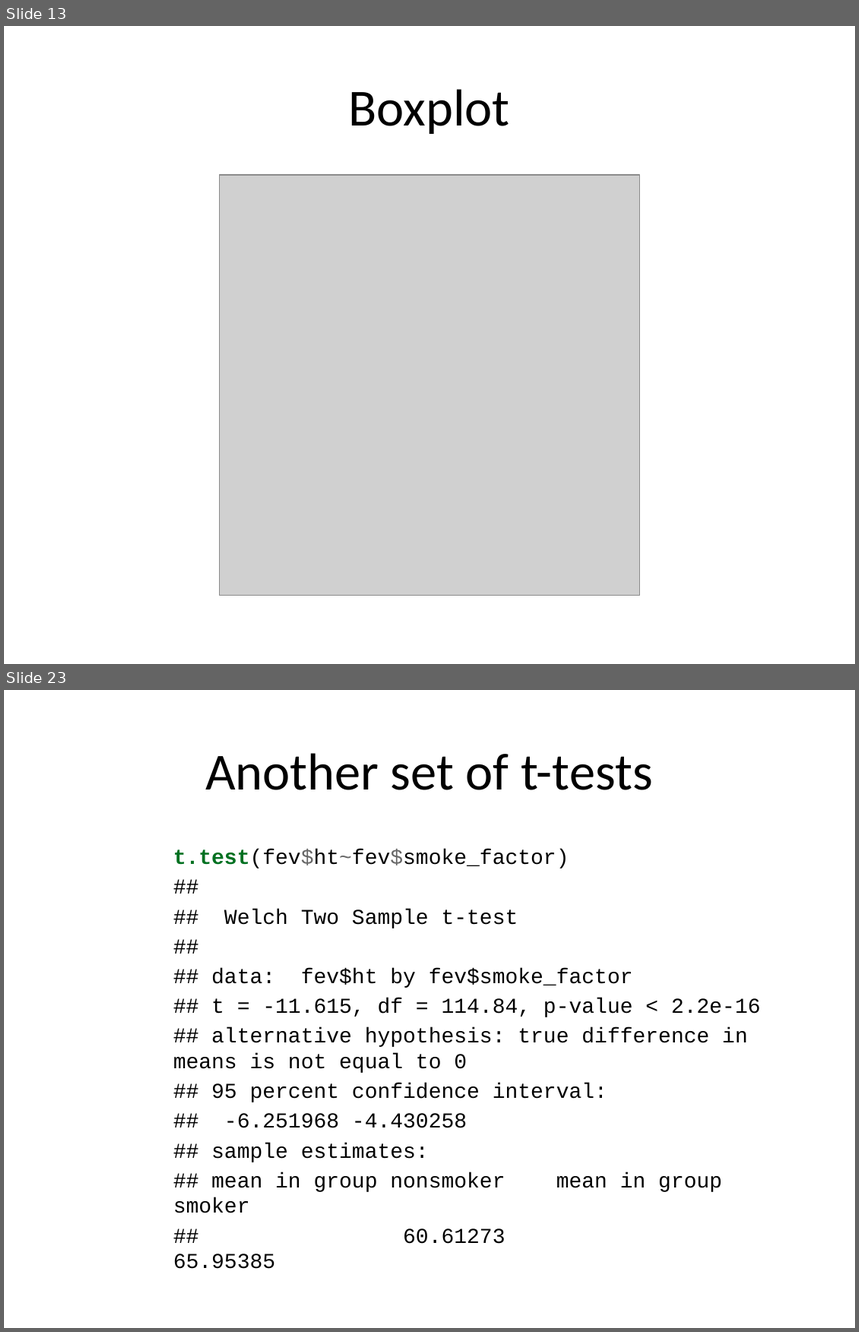
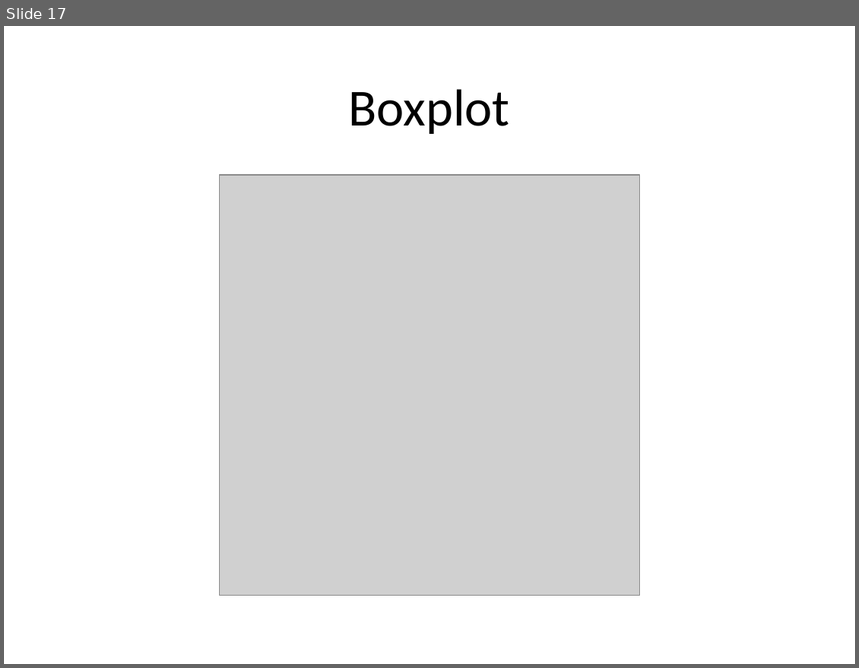
Before and after one commit to pmean/classes, a slide deck: introduction-to-r/src/v07-slides-and-speaker-notes.pptx. Shown one above the other, each under a label of ours: slides 13 and 23 before the commit, slide 17 after it; the slides between them are not shown. The pictures are 859x1332 and 859x668 pixels, drawn with LibreOffice and Linux fonts; fonts in the diff are those of the drawing; grey boxes stand for pictures. Boxes give left, top, right and bottom in pixels: in the first picture for what was removed or moved away, otherwise in the second. Text is boxed around its words. In the diff, an @@ line names an element or a change of style, - is before the commit and + after.

```diff
--- a/introduction-to-r/src/v07-slides-and-speaker-notes.pptx
+++ b/introduction-to-r/src/v07-slides-and-speaker-notes.pptx
@@ slide 23 removed at (4,690,855,1328), background #FFFFFF @@
@@ title removed at (205,753,653,790) @@
-Another set of t-tests
@@ text removed at (173,849,761,1269) @@
-t.test(fev$ht~fev$smoke_factor)
-##
-## Welch Two Sample t-test
-##
-## data: fev$ht by fev$smoke_factor
-## t = -11.615, df = 114.84, p-value < 2.2e-16
-## alternative hypothesis: true difference in means is not equal to 0
-## 95 percent confidence interval:
-## -6.251968 -4.430258
-## sample estimates:
-## mean in group nonsmoker mean in group smoker
-## 60.61273 65.95385
@@ what was slide 13 is now slide 17 @@
```
Also in this commit, not shown: 10 slides changed, 28 slides added, 25 other files.
